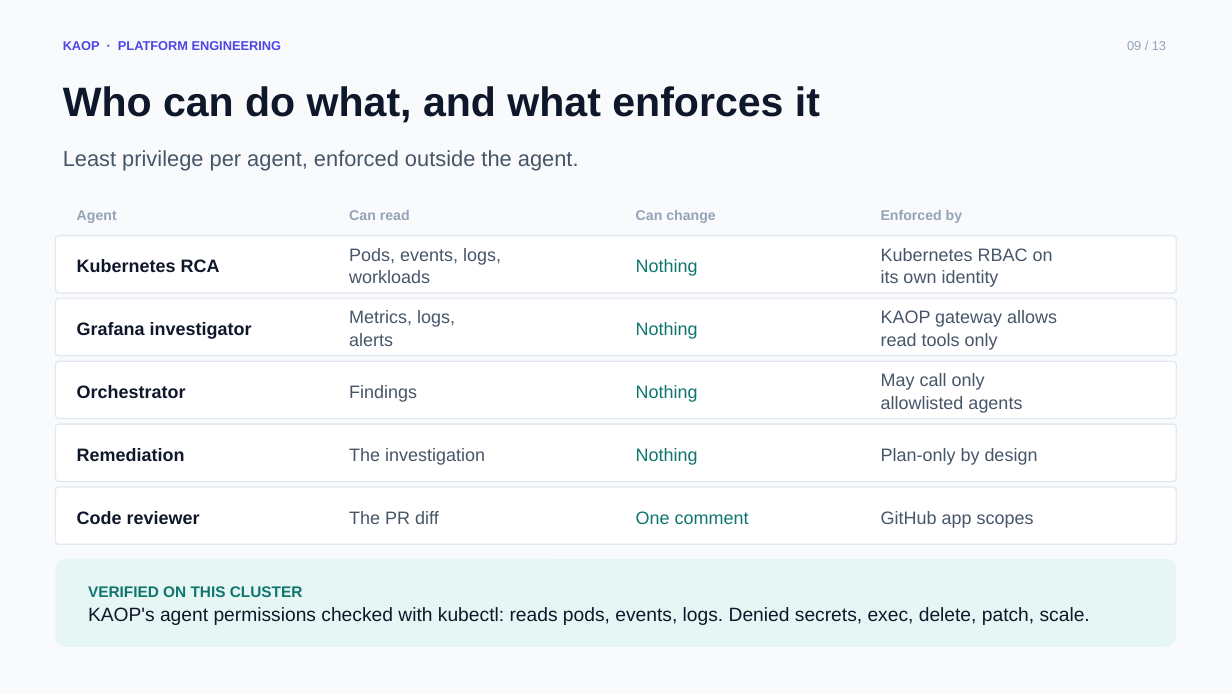
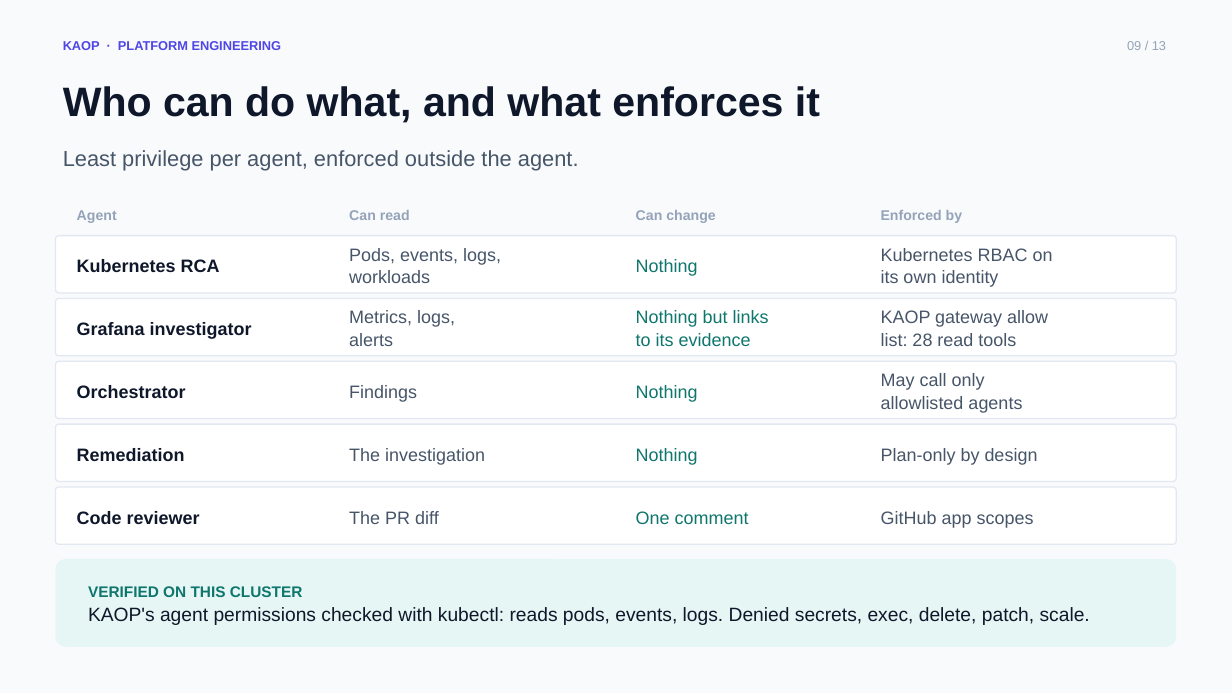
Before and after one commit to chizeni24/komodor-production-lab, a slide deck: slide 9 of docs/presentation/KAOP_Customer_Pitch.pptx. Drawn at 1232x693 pixels with LibreOffice and Linux fonts; fonts in the diff are those of the drawing. Boxes give left, top, right and bottom in pixels: in the first picture for what was removed or moved away, otherwise in the second. Text is boxed around its words. In the diff, an @@ line names an element or a change of style, - is before the commit and + after.

```diff
--- a/docs/presentation/KAOP_Customer_Pitch.pptx
+++ b/docs/presentation/KAOP_Customer_Pitch.pptx
@@ text at (x1=636, y1=310, x2=769, y2=346): text changed @@
-Nothing
+Nothing but links
+to its evidence
@@ text at (x1=881, y1=310, x2=1048, y2=346): text changed @@
-KAOP gateway allows
-read tools only
+KAOP gateway allow
+list: 28 read tools
```
Also in this commit, not shown: 5 other files.
